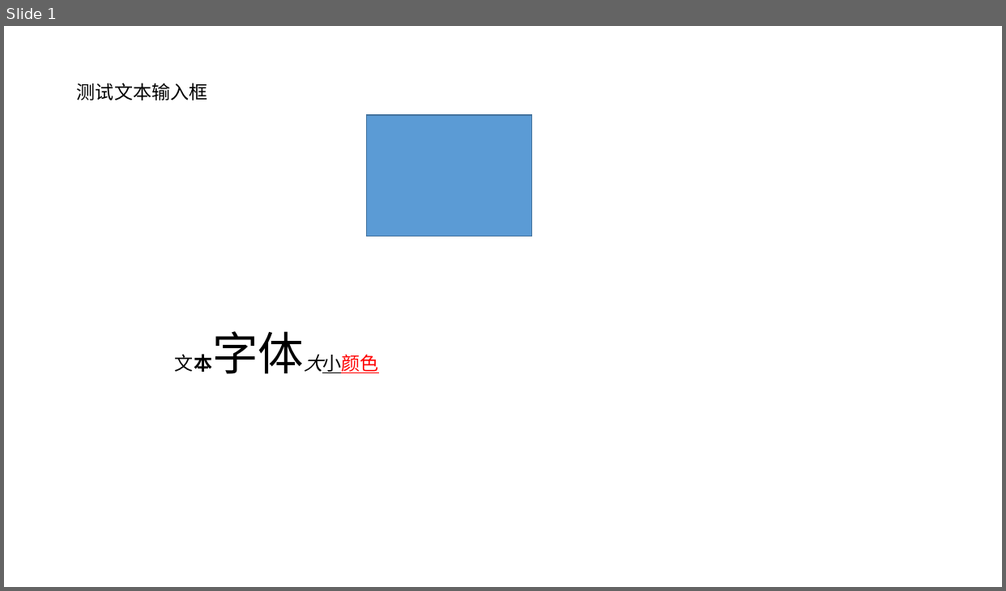
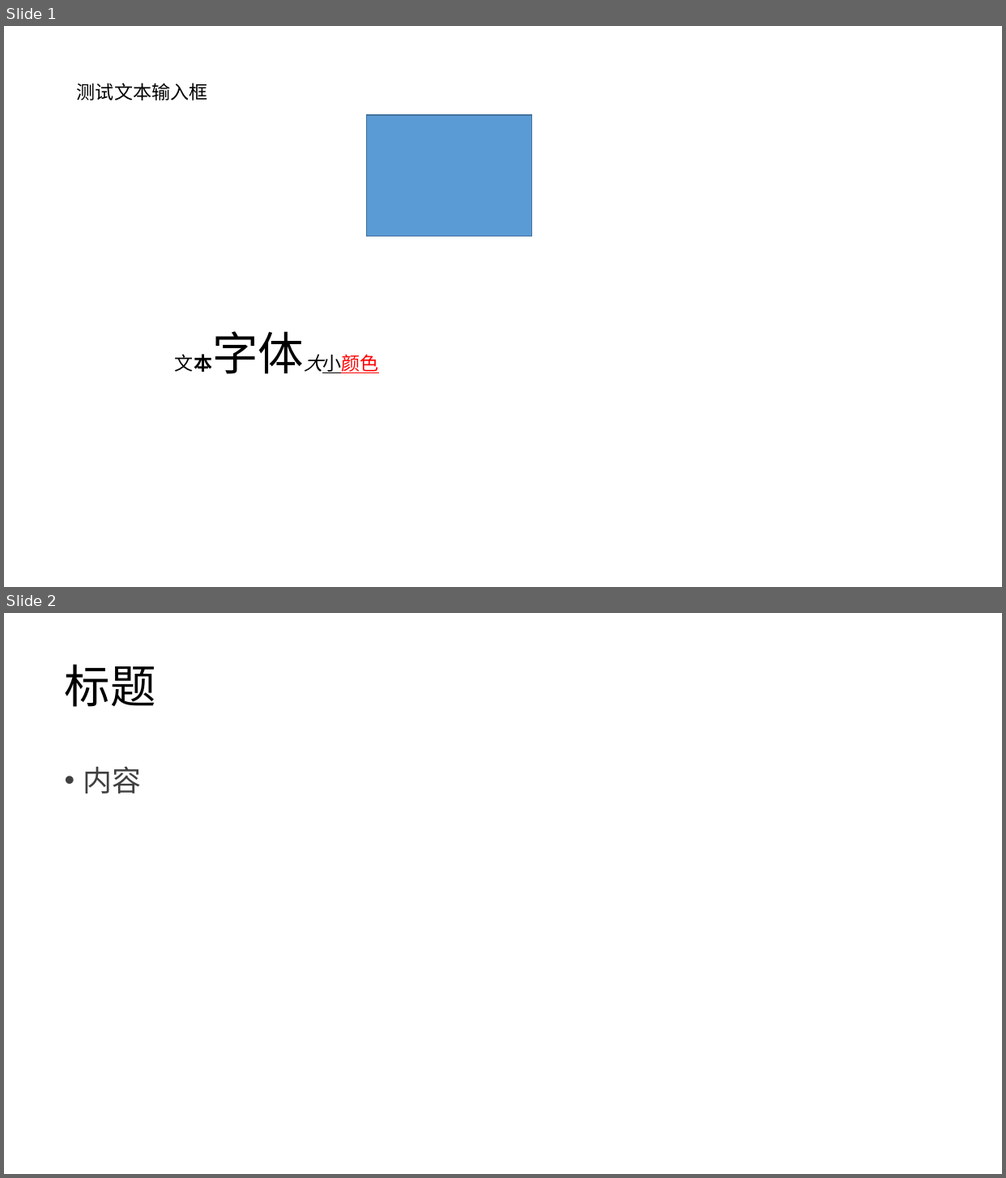
Before and after one commit to moneyinto/pptx2Json, a slide deck: ppt/text.pptx. Shown one above the other, each under a label of ours: slide 1 before the commit, slides 1 and 2 after it. The pictures are 1006x591 and 1006x1178 pixels, drawn with LibreOffice and Linux fonts; fonts in the diff are those of the drawing. Boxes give left, top, right and bottom in pixels: in the first picture for what was removed or moved away, otherwise in the second. Text is boxed around its words. In the diff, an @@ line names an element or a change of style, - is before the commit and + after.

```diff
--- a/ppt/text.pptx
+++ b/ppt/text.pptx
@@ slide 2 added at (4, 613, 1002, 1174), background #FFFFFF @@
@@ title added at (65, 664, 156, 707), 44 pt, text #000000 @@
+标题
@@ text added at (83, 766, 142, 794), 28 pt, text #404040 @@
+• 内容
```
Also in this commit, not shown: 4 other files.
